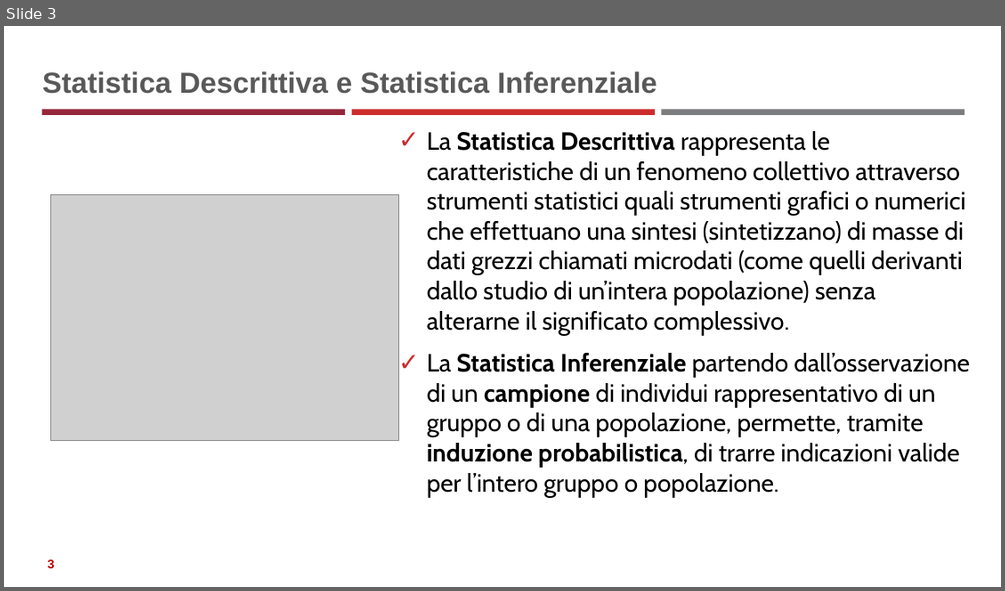
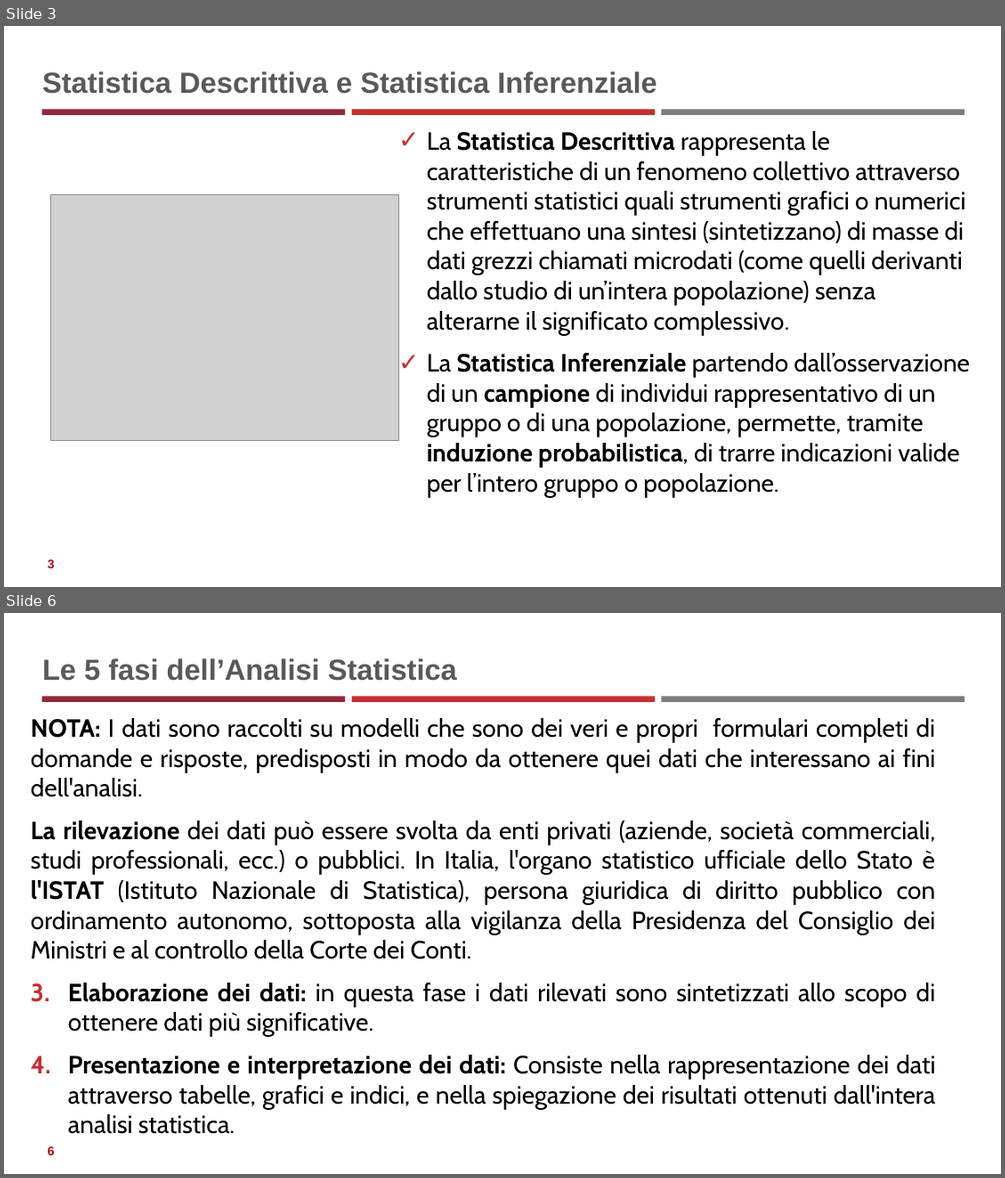
Before and after one commit to neural1977/data_science_interview_material, a slide deck: Statistics_ita.pptx. Shown one above the other, each under a label of ours: slide 3 before the commit, slides 3 and 6 after it; the slides between them are not shown. The pictures are 1005x591 and 1005x1178 pixels, drawn with LibreOffice and Linux fonts; fonts in the diff are those of the drawing; grey boxes stand for pictures. Boxes give left, top, right and bottom in pixels: in the first picture for what was removed or moved away, otherwise in the second. Text is boxed around its words. In the diff, an @@ line names an element or a change of style, - is before the commit and + after.

```diff
--- a/Statistics_ita.pptx
+++ b/Statistics_ita.pptx
@@ slide 6 added at (x1=4, y1=613, x2=1001, y2=1174), background #FFFFFF; not listed: 3 template elements that a slide beside it also shows @@
@@ title added at (x1=42, y1=658, x2=457, y2=681), 28 pt, text #595959, bold @@
+Le 5 fasi dell’Analisi Statistica
@@ text added at (x1=31, y1=718, x2=936, y2=1134), 24 pt, text #000000 @@
+NOTA: I dati sono raccolti su modelli che sono dei veri e propri formulari completi di domande e risposte, predisposti in modo da ottenere quei dati che interessano ai fini dell'analisi.
+La rilevazione dei dati può essere svolta da enti privati (aziende, società commerciali, studi professionali, ecc.) o pubblici. In Italia, l'organo statistico ufficiale dello Stato è l'ISTAT (Istituto Nazionale di Statistica), persona giuridica di diritto pubblico con ordinamento autonomo, sottoposta alla vigilanza della Presidenza del Consiglio dei Ministri e al controllo della Corte dei Conti.
+3. Elaborazione dei dati: in questa fase i dati rilevati sono sintetizzati allo scopo di ottenere dati più significative.
+4. Presentazione e interpretazione dei dati: Consiste nella rappresentazione dei dati attraverso tabelle, grafici e indici, e nella spiegazione dei risultati ottenuti dall'intera analisi statistica.
@@ page number added at (x1=48, y1=1146, x2=55, y2=1155), 12 pt, text #C00000, bold @@
+6
```
Also in this commit, not shown: 3 slides changed, 14 other slides added, 1 slide removed, 8 other files.
